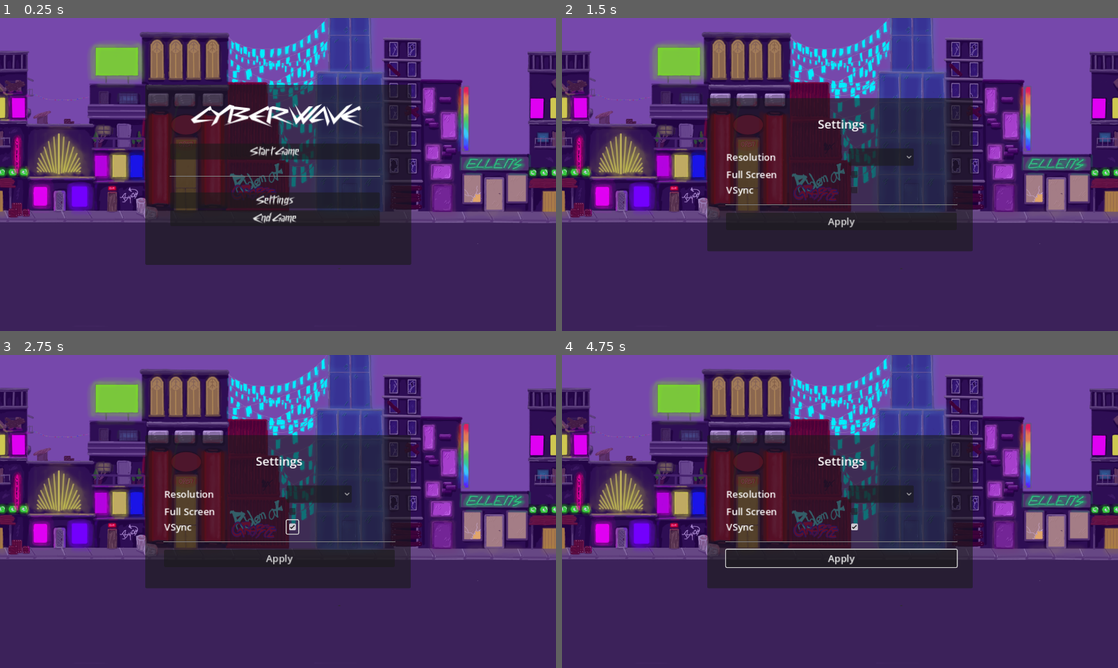
Above: before the commit, frames 1-4 (two rows, left to right).
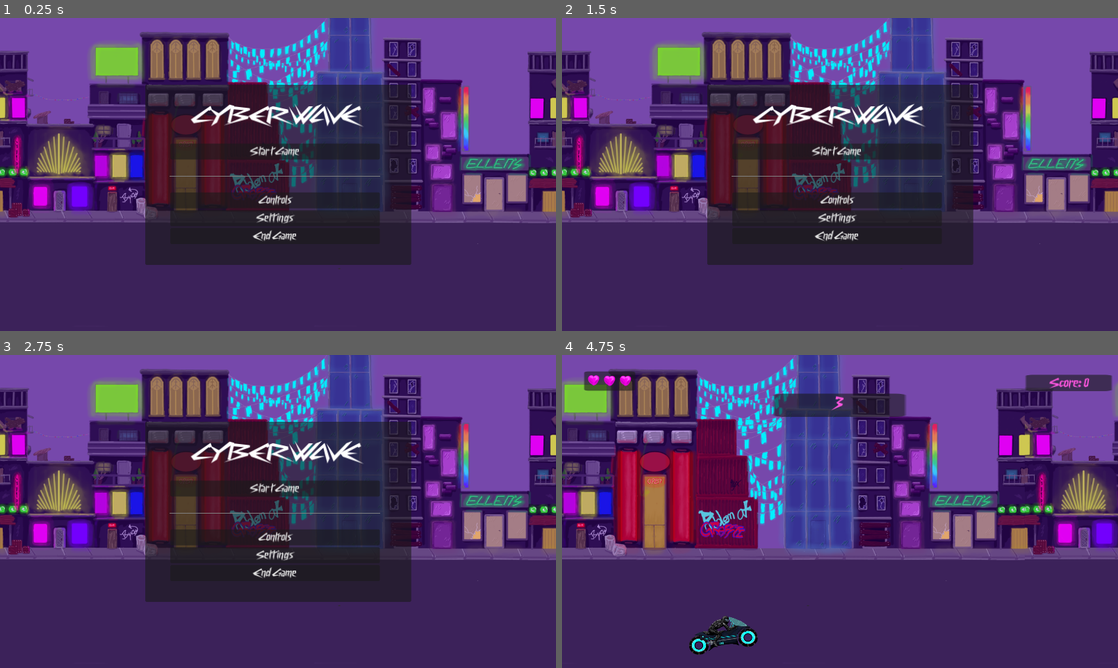
Above: after the commit, the same moments.

Repository: zino212/godot-game-creation
Game: Godot game, scene res://main.tscn
Same seed, same stepped clock (60 frames per second), same inputs: the game is played once before the commit and once after it.
Inputs (mouse positions are in pixels of both pictures, inside the frame that each line leads up to):
- Up to frame 1 (0.25 s): no input
- Up to frame 2 (1.5 s): click (834, 199) at 0.5 s, where only the run after the commit has a clickable "Controls"; click (840, 265) at 1.25 s, where only the run after the commit has a clickable "Back"
- Up to frame 3 (2.75 s): click (294, 527) at 2.02 s
- Up to frame 4 (4.75 s): click (834, 489) at 2.75 s, where only the run after the commit has a clickable "Start Game"; hold Right (move_right) 3.53-4.28 s; hold Down (move_down) from 4.28 s (still down)

The runs differ from the first frame. In frame 1, 0.4% of the frame differs, in the area x 45-54%, y 56-72%; in frame 2, 8.4%; in frame 3, 8.5%; in frame 4, 58%, in the area x 0-100%, y 0-96%.

Commit message:
Add controls panel

Diff:
--- a/hud.gd
+++ b/hud.gd
@@ -87,3 +87,12 @@
 
 func _on_end_button_pressed():
 	get_tree().quit()
+
+func show_controls():
+	$Menu.visible = false
+	$Controls.visible = true
+
+
+func _on_back_button_pressed():
+	$Controls.visible = false
+	$Menu.visible = true
--- a/hud.tscn
+++ b/hud.tscn
@@ -1,9 +1,12 @@
-[gd_scene load_steps=5 format=3 uid="uid://bl7ovft0dcrrw"]
+[gd_scene load_steps=8 format=3 uid="uid://bl7ovft0dcrrw"]
 
 [ext_resource type="Script" path="res://hud.gd" id="1_brd2m"]
 [ext_resource type="PackedScene" uid="uid://d0dtk3et5b0u5" path="res://settings.tscn" id="2_i4188"]
 [ext_resource type="PackedScene" uid="uid://c15a6yvms4nne" path="res://health_bar.tscn" id="2_u18ck"]
 [ext_resource type="FontFile" uid="uid://bqbm3yqyiicvv" path="res://cyberway-riders-font/CyberwayRiders-lg97d.ttf" id="3_qv03x"]
+[ext_resource type="Texture2D" uid="uid://dyjfh6jcon4xx" path="res://Images/Lives1_small.png" id="5_rtfv0"]
+[ext_resource type="Texture2D" uid="uid://cxr2wq6txhmsf" path="res://Images/Shield_Item_small.png" id="6_1y857"]
+[ext_resource type="Texture2D" uid="uid://b17you8lg7t1v" path="res://Images/Missile_Item_small.png" id="7_j865e"]
 
 [node name="HUD" type="CanvasLayer"]
 process_mode = 3
@@ -126,6 +129,13 @@
 custom_minimum_size = Vector2(0, 60)
 layout_mode = 2
 
+[node name="Controls_Button" type="Button" parent="Menu/VBoxContainer"]
+layout_mode = 2
+tooltip_text = "Configure Resolution and VSync"
+theme_override_fonts/font = ExtResource("3_qv03x")
+theme_override_font_sizes/font_size = 22
+text = "Controls"
+
 [node name="Settings_Button" type="Button" parent="Menu/VBoxContainer"]
 layout_mode = 2
 tooltip_text = "Configure Resolution and VSync"
@@ -158,8 +168,155 @@
 [node name="MessageTimer" type="Timer" parent="."]
 one_shot = true
 
+[node name="Controls" type="Panel" parent="."]
+visible = false
+anchors_preset = 8
+anchor_left = 0.5
+anchor_top = 0.5
+anchor_right = 0.5
+anchor_bottom = 0.5
+offset_left = -275.5
+offset_top = -237.5
+offset_right = 275.5
+offset_bottom = 237.5
+grow_horizontal = 2
+grow_vertical = 2
+
+[node name="VBoxContainer" type="VBoxContainer" parent="Controls"]
+layout_mode = 1
+anchors_preset = 5
+anchor_left = 0.5
+anchor_right = 0.5
+offset_left = -266.5
+offset_top = 12.0
+offset_right = 266.5
+offset_bottom = 444.0
+grow_horizontal = 2
+
+[node name="Label" type="Label" parent="Controls/VBoxContainer"]
+layout_mode = 2
+theme_override_fonts/font = ExtResource("3_qv03x")
+theme_override_font_sizes/font_size = 50
+text = "Controls"
+horizontal_alignment = 1
+
+[node name="HSeparator3" type="HSeparator" parent="Controls/VBoxContainer"]
+custom_minimum_size = Vector2(0, 20)
+layout_mode = 2
+
+[node name="Movement" type="Label" parent="Controls/VBoxContainer"]
+layout_mode = 2
+theme_override_font_sizes/font_size = 18
+text = "Use W/A/S/D or the Arrow Keys for moving
+the motorcyclist and evading incoming obstacles."
+horizontal_alignment = 1
+
+[node name="HSeparator5" type="HSeparator" parent="Controls/VBoxContainer"]
+custom_minimum_size = Vector2(0, 20)
+layout_mode = 2
+
+[node name="Items" type="Label" parent="Controls/VBoxContainer"]
+layout_mode = 2
+theme_override_font_sizes/font_size = 18
+text = "Pickup the Items displayed below for special powers."
+horizontal_alignment = 1
+
+[node name="ItemPictures" type="HBoxContainer" parent="Controls/VBoxContainer"]
+custom_minimum_size = Vector2(0, 45)
+layout_mode = 2
+
+[node name="Heart" type="Sprite2D" parent="Controls/VBoxContainer/ItemPictures"]
+position = Vector2(89, 30)
+scale = Vector2(1.3, 1.3)
+texture = ExtResource("5_rtfv0")
+
+[node name="Shield" type="Sprite2D" parent="Controls/VBoxContainer/ItemPictures"]
+position = Vector2(272, 30)
+scale = Vector2(0.25, 0.25)
+texture = ExtResource("6_1y857")
+
+[node name="Missile" type="Sprite2D" parent="Controls/VBoxContainer/ItemPictures"]
+position = Vector2(447, 30)
+scale = Vector2(0.3, 0.3)
+texture = ExtResource("7_j865e")
+
+[node name="ItemNames" type="HBoxContainer" parent="Controls/VBoxContainer"]
+layout_mode = 2
+alignment = 1
+
+[node name="Heart" type="Label" parent="Controls/VBoxContainer/ItemNames"]
+custom_minimum_size = Vector2(175, 0)
+layout_mode = 2
+theme_override_font_sizes/font_size = 18
+text = "Extra Life"
+horizontal_alignment = 1
+
+[node name="Shield" type="Label" parent="Controls/VBoxContainer/ItemNames"]
+custom_minimum_size = Vector2(175, 0)
+layout_mode = 2
+theme_override_font_sizes/font_size = 18
+text = "Shield
+"
+horizontal_alignment = 1
+
+[node name="Missile" type="Label" parent="Controls/VBoxContainer/ItemNames"]
+custom_minimum_size = Vector2(175, 0)
+layout_mode = 2
+theme_override_font_sizes/font_size = 18
+text = "Pulse"
+horizontal_alignment = 1
+
+[node name="ExplanationTexts" type="HBoxContainer" parent="Controls/VBoxContainer"]
+layout_mode = 2
+
+[node name="Heart" type="Label" parent="Controls/VBoxContainer/ExplanationTexts"]
+custom_minimum_size = Vector2(175, 0)
+layout_mode = 2
+theme_override_font_sizes/font_size = 11
+text = "Regenerate one of your 3 lives."
+horizontal_alignment = 1
+
+[node name="Shield" type="Label" parent="Controls/VBoxContainer/ExplanationTexts"]
+custom_minimum_size = Vector2(175, 0)
+layout_mode = 2
+theme_override_font_sizes/font_size = 11
+text = "Get a shield for protecting
+you a few seconds.
+"
+horizontal_alignment = 1
+
+[node name="Missile" type="Label" parent="Controls/VBoxContainer/ExplanationTexts"]
+custom_minimum_size = Vector2(175, 0)
+layout_mode = 2
+theme_override_font_sizes/font_size = 11
+text = "Get one of three pulses to destroy
+all obstacles for a few seconds."
+horizontal_alignment = 1
+
+[node name="HSeparator6" type="HSeparator" parent="Controls/VBoxContainer"]
+custom_minimum_size = Vector2(0, 20)
+layout_mode = 2
+
+[node name="Missile" type="Label" parent="Controls/VBoxContainer"]
+layout_mode = 2
+theme_override_font_sizes/font_size = 18
+text = "Use the SPACE-Key for firing a pulse."
+horizontal_alignment = 1
+
+[node name="HSeparator4" type="HSeparator" parent="Controls/VBoxContainer"]
+custom_minimum_size = Vector2(0, 20)
+layout_mode = 2
+
+[node name="Back_Button" type="Button" parent="Controls/VBoxContainer"]
+layout_mode = 2
+theme_override_fonts/font = ExtResource("3_qv03x")
+theme_override_font_sizes/font_size = 22
+text = "Back"
+
 [connection signal="pressed" from="Menu/VBoxContainer/Resume_Button" to="." method="_on_resume_button_pressed"]
 [connection signal="pressed" from="Menu/VBoxContainer/Start_Button" to="." method="_on_start_button_pressed"]
+[connection signal="pressed" from="Menu/VBoxContainer/Controls_Button" to="." method="show_controls"]
 [connection signal="pressed" from="Menu/VBoxContainer/Settings_Button" to="." method="show_settings"]
 [connection signal="pressed" from="Menu/VBoxContainer/End_Button" to="." method="_on_end_button_pressed"]
 [connection signal="apply_button_pressed" from="Settings" to="." method="_on_settings_apply_button_pressed"]
+[connection signal="pressed" from="Controls/VBoxContainer/Back_Button" to="." method="_on_back_button_pressed"]
--- a/settings.gd
+++ b/settings.gd
@@ -6,14 +6,3 @@
 
 func _on_apply_button_pressed():
 	emit_signal("apply_button_pressed", _settings)
-
-func _on_fullscreen_check_box_toggled(button_pressed):
-	_settings.fullscreen = button_pressed
-
-func _on_vsync_check_box_toggled(button_pressed):
-	_settings.vsync = button_pressed
-
-func _on_option_button_item_selected(index):
-	var text = $VBoxContainer/Resolution_Selector/OptionButton.get_item_text(index)
-	var values = text.split_floats("x")
-	_settings.resolution = Vector2(values[0], values[1])
Binary file added: Images/Lives1_small.png
Not shown, added: Images/Lives1_small.png.import
Binary file added: Images/Missile_Item_small.png
Not shown, added: Images/Missile_Item_small.png.import
Binary file added: Images/Shield_Item_small.png
Not shown, added: Images/Shield_Item_small.png.import
